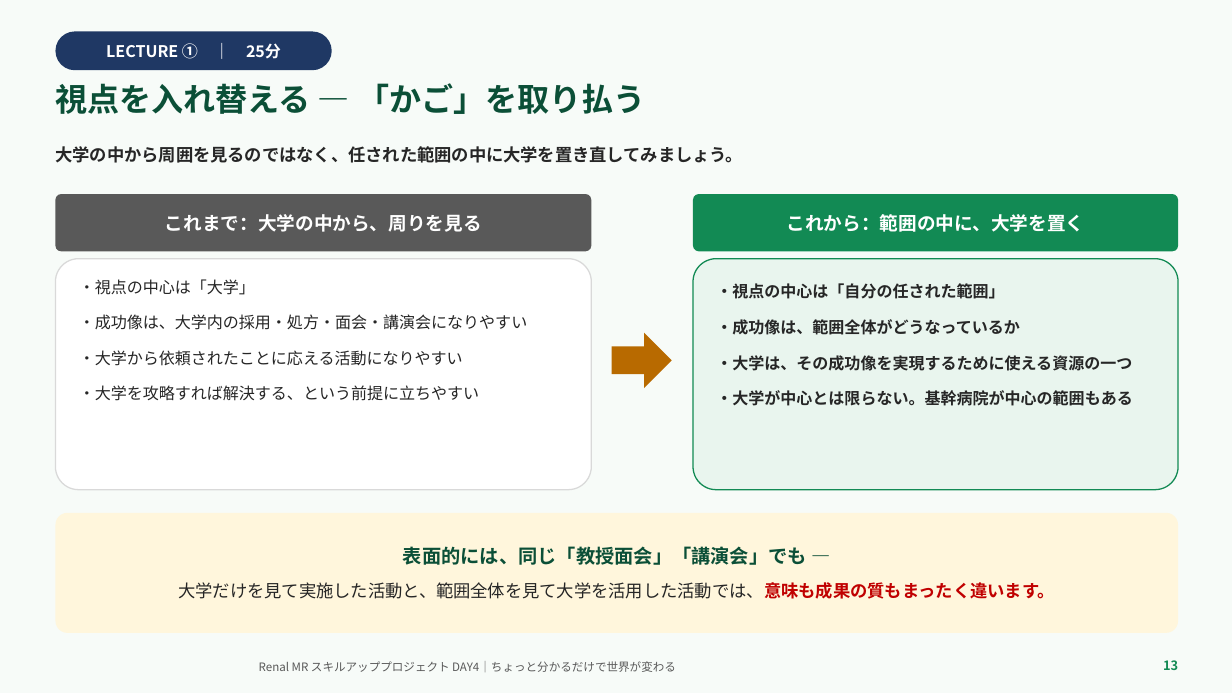
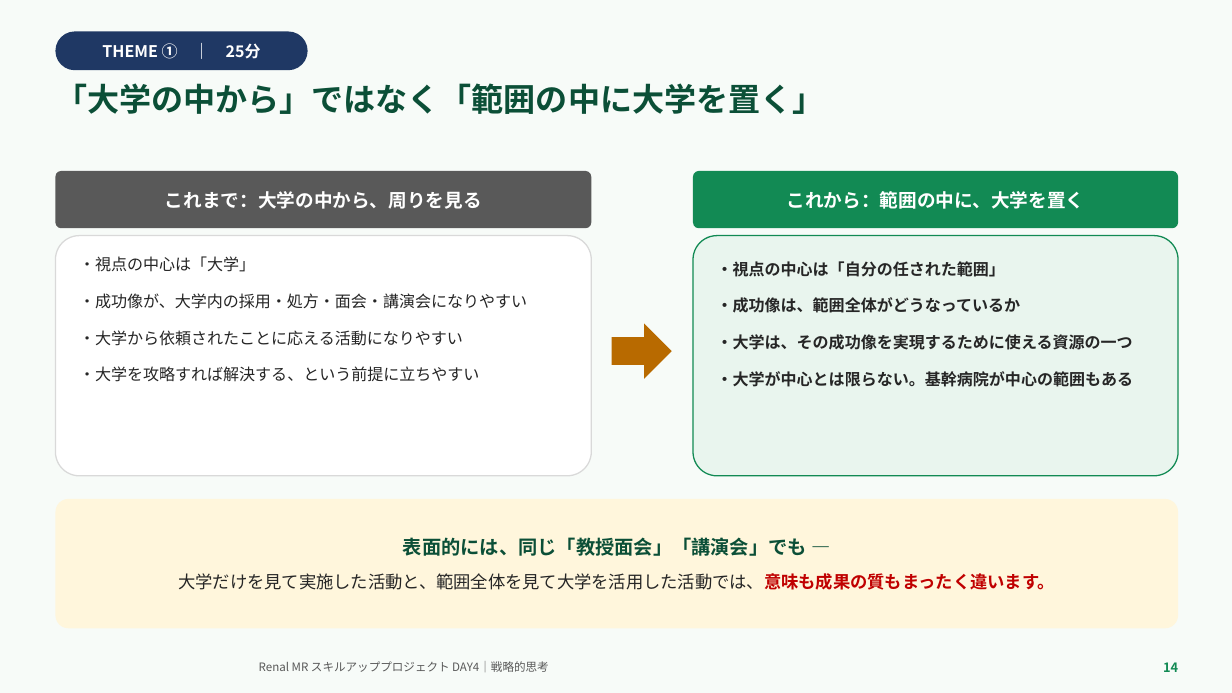
Before and after one commit to TAKUYA-1187/Claude, a slide deck: slide 14 of novartis_training/DAY4_ちょっと分かるだけで世界が変わる.pptx (slide 13 before the commit). Drawn at 1232x693 pixels with LibreOffice and Linux fonts; fonts in the diff are those of the drawing; background and template pictures are left out. Boxes give left, top, right and bottom in pixels: in the first picture for what was removed or moved away, otherwise in the second. Text is boxed around its words. In the diff, an @@ line names an element or a change of style, - is before the commit and + after.

```diff
--- a/novartis_training/DAY4_ちょっと分かるだけで世界が変わる.pptx
+++ b/novartis_training/DAY4_ちょっと分かるだけで世界が変わる.pptx
@@ rounded rectangle "THEME ① ｜ 25分" resized from (x1=55, y1=31, x2=332, y2=70) to (x1=55, y1=31, x2=308, y2=70) @@
@@ text in rounded rectangle at (x1=102, y1=43, x2=261, y2=59): text changed @@
-LECTURE ① ｜ 25分
+THEME ① ｜ 25分
@@ text at (x1=55, y1=83, x2=824, y2=114): text changed; size 13.5 to 25 pt; text colour #262626 to #0B4F37 @@
-大学の中から周囲を見るのではなく、任された範囲の中に大学を置き直してみましょう。
+「大学の中から」ではなく「範囲の中に大学を置く」
@@ text removed at (x1=55, y1=83, x2=645, y2=114) @@
-視点を入れ替える — 「かご」を取り払う
@@ rounded rectangle "これまで：大学の中から、周りを見る" moved from (x1=55, y1=194, x2=592, y2=251) to (x1=55, y1=171, x2=592, y2=228) @@
@@ rounded rectangle "これから：範囲の中に、大学を置く" moved from (x1=693, y1=194, x2=1178, y2=251) to (x1=693, y1=171, x2=1178, y2=228) @@
@@ rounded rectangle "・視点の中心は「大学」" resized from (x1=55, y1=259, x2=592, y2=490) to (x1=55, y1=236, x2=592, y2=476) @@
@@ rounded rectangle "・視点の中心は「自分の任された範囲」" resized from (x1=693, y1=259, x2=1178, y2=490) to (x1=693, y1=236, x2=1178, y2=476) @@
@@ text in rounded rectangle at (x1=79, y1=256, x2=463, y2=346): more space between paragraphs @@
@@ text in rounded rectangle at (x1=717, y1=261, x2=1133, y2=350): more space between paragraphs @@
@@ text in rounded rectangle at (x1=79, y1=293, x2=527, y2=309): text changed @@
-・成功像は、大学内の採用・処方・面会・講演会になりやすい
+・成功像が、大学内の採用・処方・面会・講演会になりやすい
@@ right arrow moved from (x1=612, y1=333, x2=672, y2=388) to (x1=612, y1=323, x2=672, y2=379) @@
@@ rounded rectangle "表面的には、同じ「教授面会」「講演会」でも —" resized from (x1=55, y1=513, x2=1178, y2=633) to (x1=55, y1=499, x2=1178, y2=628) @@
@@ text at (x1=259, y1=661, x2=549, y2=672): text changed @@
-Renal MR スキルアッププロジェクト DAY4｜ちょっと分かるだけで世界が変わる
+Renal MR スキルアッププロジェクト DAY4｜戦略的思考
@@ text removed at (x1=1163, y1=660, x2=1178, y2=670) @@
-13
@@ text added at (x1=1163, y1=662, x2=1178, y2=672), 10 pt, text #128A54, bold @@
+14
```
Also in this commit, not shown: 26 other slides changed, 3 slides added, 5 slides removed, 2 other files.
